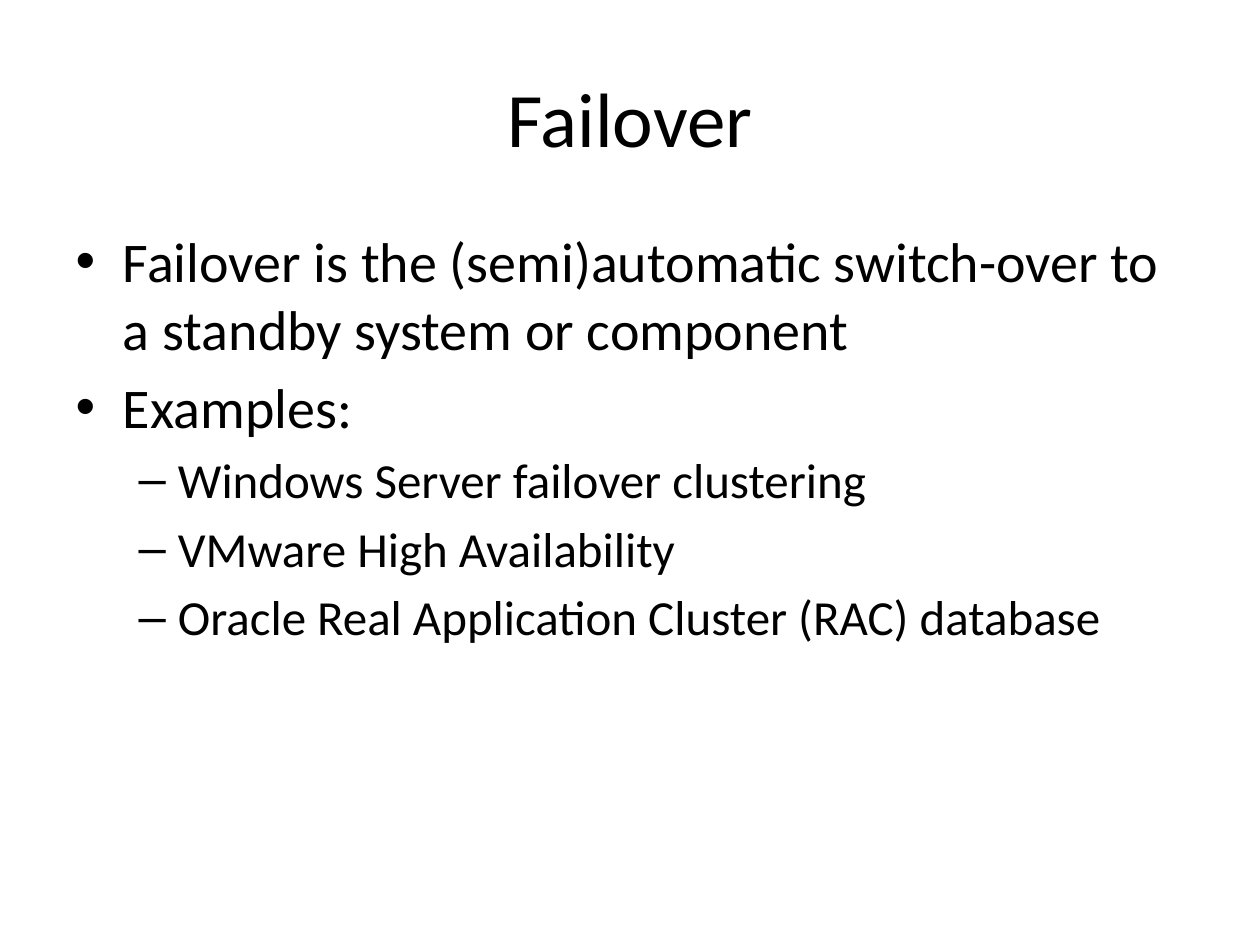
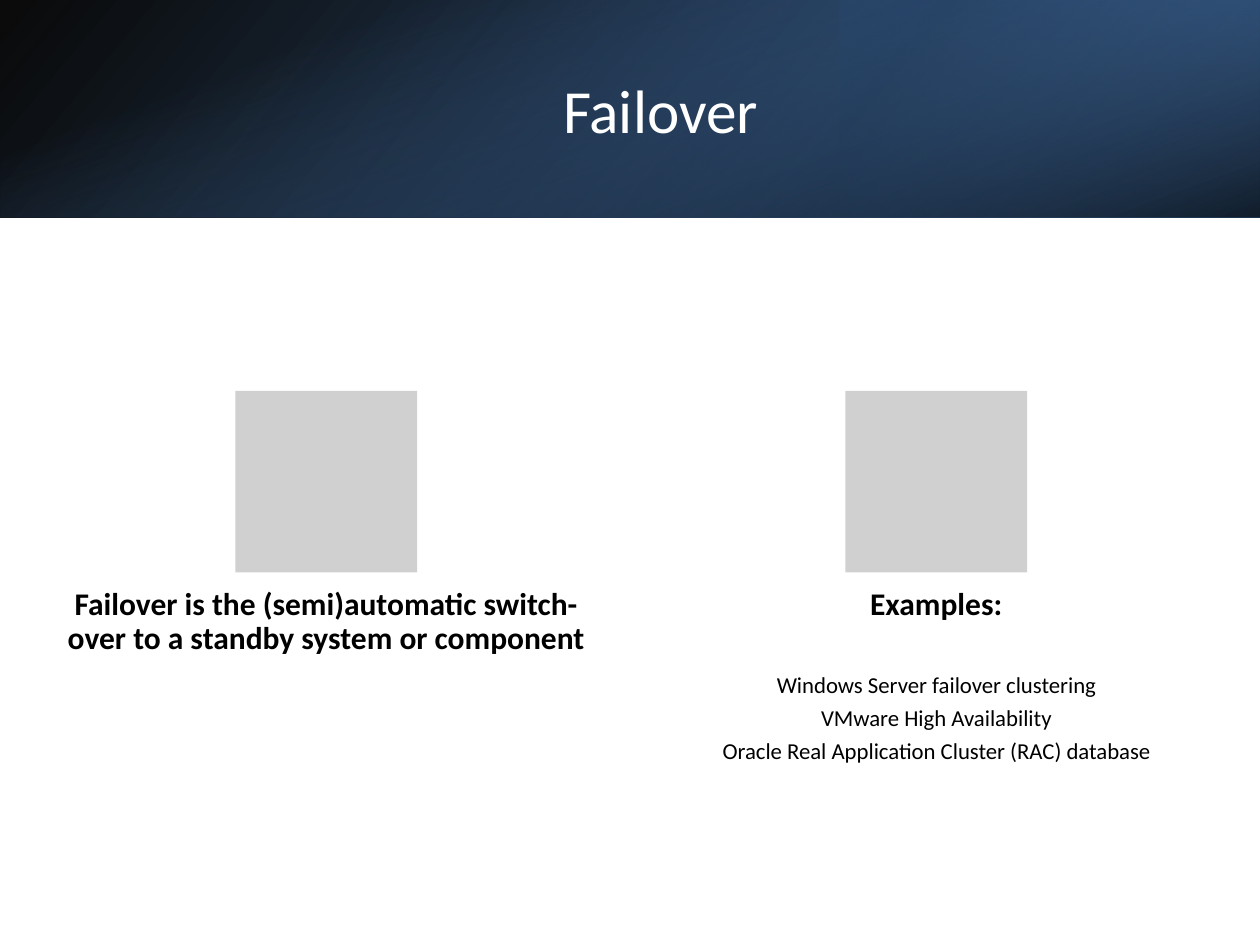
Before and after one commit to SannioEvolution/Material, a slide deck: slide 24 of 18 - Major Causes of Maintenance Problems- Infrastructure code smells.pptx (slide 22 before the commit). Drawn at 1260x945 pixels with LibreOffice and Linux fonts; fonts in the diff are those of the drawing; grey boxes stand for pictures. Boxes give left, top, right and bottom in pixels: in the first picture for what was removed or moved away, otherwise in the second. Text is boxed around its words. In the diff, an @@ line names an element or a change of style, - is before the commit and + after.

```diff
--- a/18 - Major Causes of Maintenance Problems- Infrastructure code smells.pptx
+++ b/18 - Major Causes of Maintenance Problems- Infrastructure code smells.pptx
@@ rectangle added at (x1=0, y1=0, x2=1260, y2=217), fill gradient #000000 to #376092 @@
@@ rectangle added at (x1=0, y1=0, x2=1260, y2=217), fill gradient #4F81BD to #000000 @@
@@ rectangle added at (x1=840, y1=0, x2=1260, y2=217), fill gradient #254061 to #4F81BD @@
@@ title "Failover" moved from (x1=507, y1=93, x2=752, y2=148) to (x1=563, y1=90, x2=758, y2=134) @@
@@ title "Failover" at (x1=563, y1=90, x2=758, y2=134): size 44 to 35 pt, text colour #000000 to #FFFFFF @@
@@ text removed at (x1=123, y1=241, x2=1158, y2=643) @@
-• Failover is the (semi)automatic switch-over to a standby system or component
-• Examples:
-  – Windows Server failover clustering
-  – VMware High Availability
-  – Oracle Real Application Cluster (RAC) database
@@ group added at (x1=68, y1=391, x2=1151, y2=763): 3 texts, 2 pictures @@
+Failover is the (semi)automatic switch-over to a standby system or component
+Examples:
+Windows Server failover clustering
+VMware High Availability
+Oracle Real Application Cluster (RAC) database
```
Also in this commit, not shown: 13 other slides changed, 7 slides added, 1 other file.
